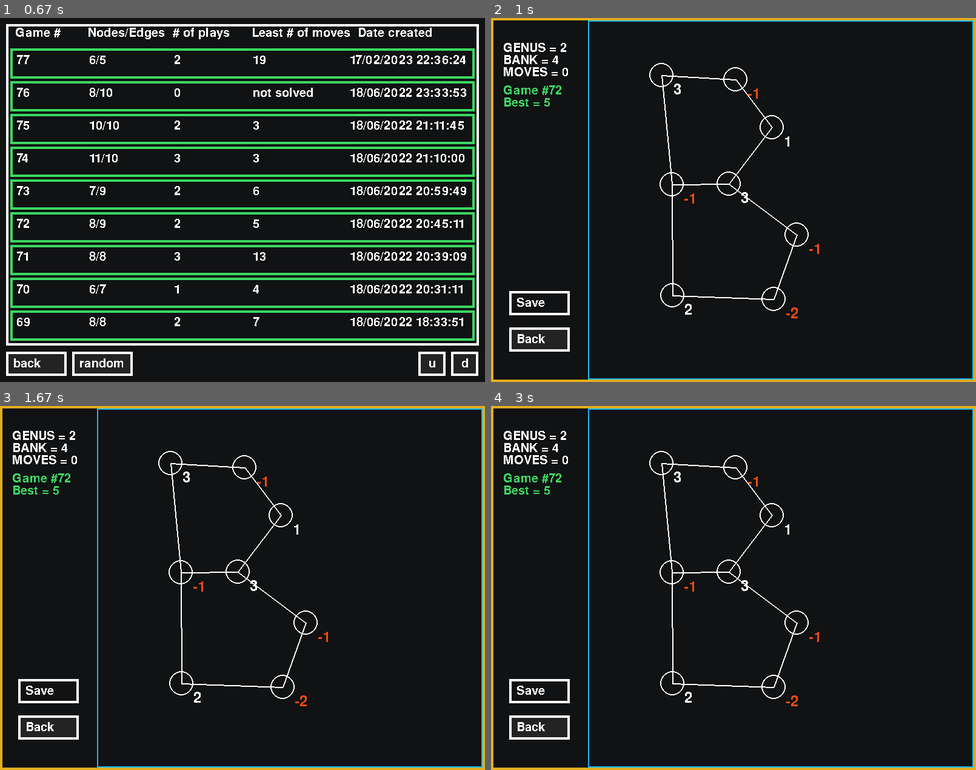
Above: before the commit, frames 1-4 (two rows, left to right).
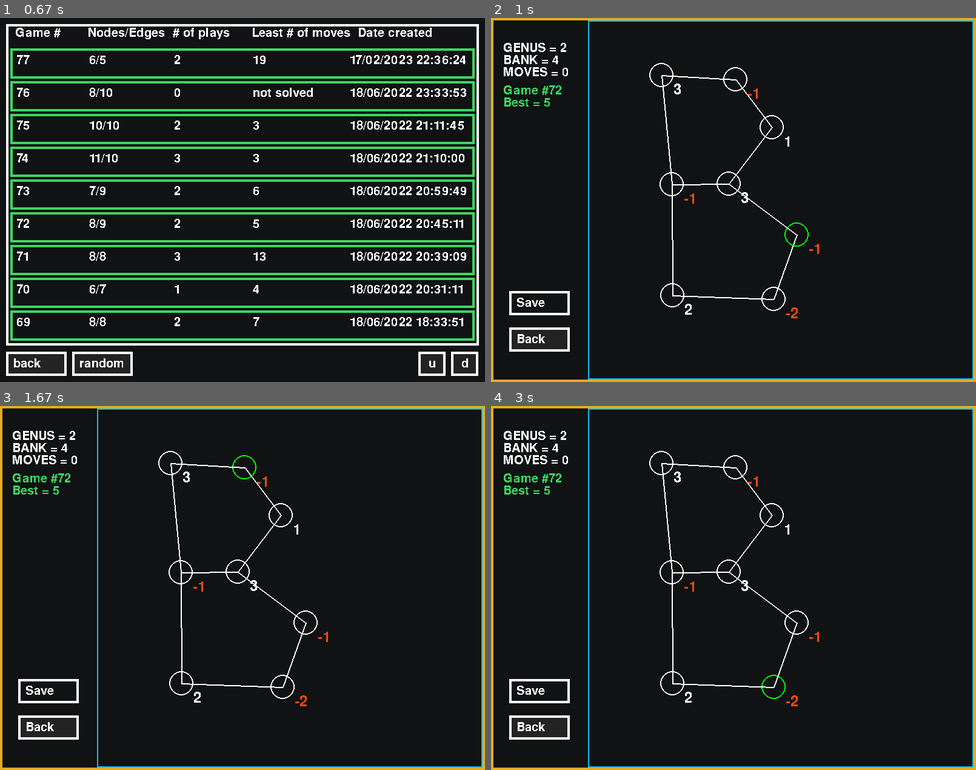
Above: after the commit, the same moments.

Repository: rayannott/dollargame
Game: pygame game, started from main.py
The game is run twice, just before and just after one commit, with the same random seed, the same clock (stepped at 60 frames per second) and the same inputs.
Inputs (mouse positions are in pixels of both pictures, inside the frame that each line leads up to):
- Up to frame 1 (0.67 s): click "OPEN" at 0.38 s
- Up to frame 2 (1 s): press the mouse at (733, 127) at 0.7 s; move the mouse to (762, 178) at 0.8 s; release the mouse at (791, 232) at 0.93 s
- Up to frame 3 (1.67 s): press the mouse at (242, 515) at 1.03 s; move the mouse to (232, 598) at 1.13 s; release the mouse at (218, 682) at 1.27 s; press the mouse at (242, 515) at 1.37 s; move the mouse to (242, 486) at 1.47 s; release the mouse at (247, 456) at 1.6 s
- Up to frame 4 (3 s): press the mouse at (733, 515) at 1.7 s; move the mouse to (718, 562) at 1.8 s; release the mouse at (704, 606) at 1.93 s; click (772, 679) at 2.72 s

Frame 1 is identical in both runs. In frame 2, less than 0.1% of the frame differs, in the area x 60-66%, y 56-63%; in frame 3, less than 0.1%; in frame 4, less than 0.1%.

Commit message:
added nodes highlighting

Diff:
--- a/gui.py
+++ b/gui.py
@@ -72,10 +72,15 @@
                 f'MOVES = {num_moves}', False, THEME['def']), (20, 80 + shift))
 
 
-def display_nodes_edges(G):
+def display_nodes_edges(G, node_to_highlight):
     # nodes
-    for node in G.nodes:
-        pygame.draw.circle(screen, THEME['def'],
+    if node_to_highlight is not None:
+        for node in G.nodes:
+            pygame.draw.circle(screen, THEME['def'] if node != node_to_highlight else '#00ff00',
+                           G.nodes[node]['pos'], 20, 2)
+    else:
+        for node in G.nodes:
+            pygame.draw.circle(screen, THEME['def'],
                            G.nodes[node]['pos'], 20, 2)
     # edges
     for s, f in G.edges:
@@ -185,7 +190,7 @@
             G.nodes[node_down_shift]['pos'] = pygame.mouse.get_pos()
 
         display_labels(G, sandbox=True)
-        display_nodes_edges(G)
+        display_nodes_edges(G, None)
 
         # aesthetics (when drawing edges)
         if holding_down:
@@ -415,10 +420,11 @@
         btn_save.draw(screen, my_font)
         btn_back.draw(screen, my_font)
         mouse = pygame.mouse.get_pos()
+        _, on_node = mouse_on_node(g, mouse)
         hover.display(mouse, screen, my_font_hover)
         display_prev_stats(val, best)
         display_labels(g, sandbox=False, num_moves=len(moves))
-        display_nodes_edges(g)
+        display_nodes_edges(g, on_node)
 
         if OPTIONS['show_best_possible']:
             btn_best.draw(screen, my_font)
